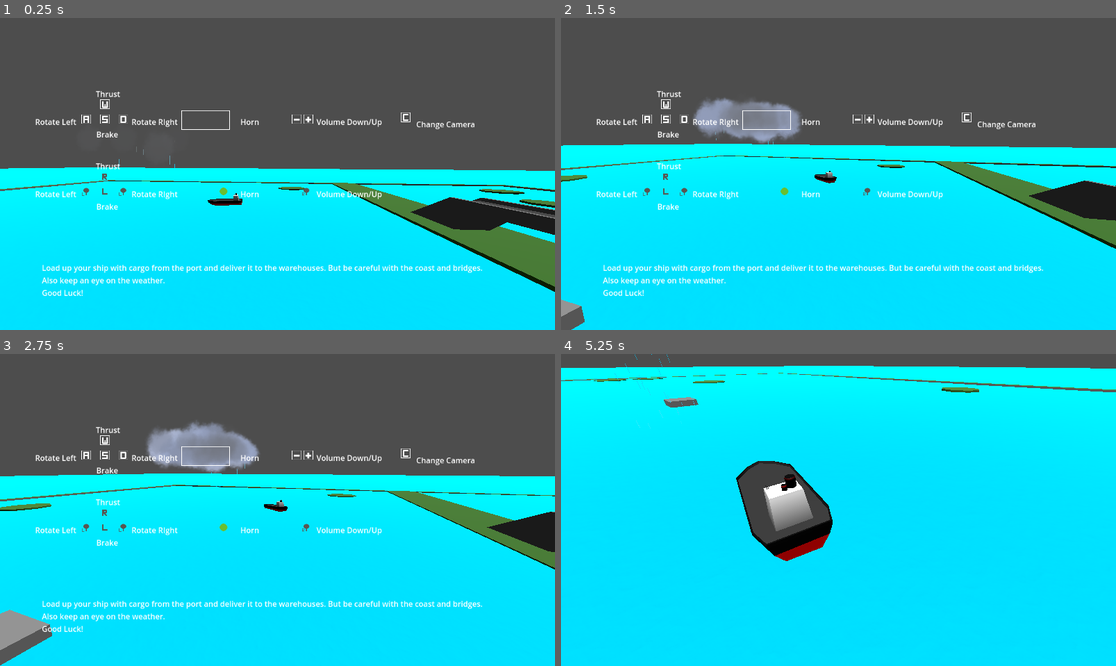
Above: before the commit, frames 1-4 (two rows, left to right).
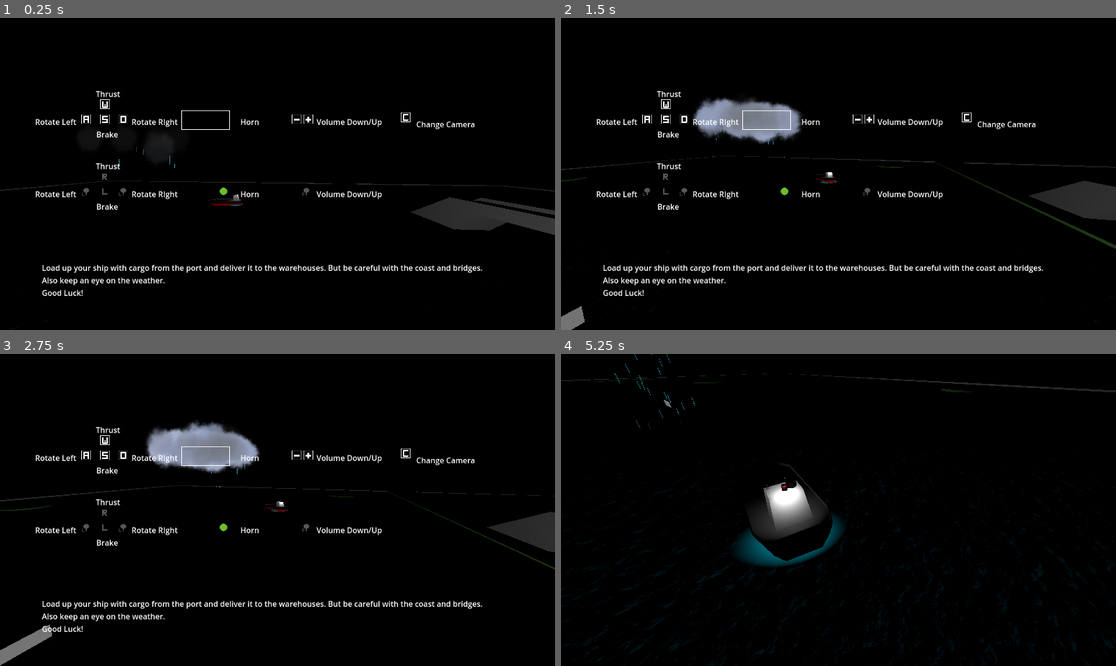
Above: after the commit, the same moments.

Repository: savenger/shipped
Game: Godot game, scene res://level/game.tscn
Two runs of this game, one before a commit and one after it. Both use one fixed random seed, a clock stepped at 60 frames per second and the inputs below.
Inputs (mouse positions are in pixels of both pictures, inside the frame that each line leads up to):
- Up to frame 1 (0.25 s): no input
- Up to frame 2 (1.5 s): tap Enter at 0.5 s; move the mouse to (960, 158) at 0.52 s; hold D (Turn Right) 0.53-1.28 s; click (960, 158) at 0.6 s; move the mouse to (727, 189) at 1.27 s; hold A (Turn Left) from 1.28 s (still down); tap Mouse wheel down (volume_down) at 1.35 s
- Up to frame 3 (2.75 s): move the mouse to (333, 441) at 2.02 s; release A (Turn Left) at 2.03 s; hold D (Turn Right) from 2.03 s (still down); tap Mouse wheel up (volume_up) at 2.1 s
- Up to frame 4 (5.25 s): move the mouse to (810, 572) at 2.77 s; release D (Turn Right) at 2.78 s; hold S (CounterThrust) 2.78-3.53 s; tap C at 2.85 s; move the mouse to (1005, 556) at 3.52 s; hold A (Turn Left) from 3.53 s (still down); click (1005, 556) at 3.6 s; move the mouse to (672, 463) at 4.27 s; tap Mouse wheel down (volume_down) at 4.35 s; move the mouse to (866, 510) at 5.02 s; tap Mouse wheel up (volume_up) at 5.1 s

The runs differ from the first frame. In frame 1, 98% of the frame differs, in the area x 0-100%, y 0-100%; in frame 2, 96%; in frame 3, 96%; in frame 4, 99%.
Error in both runs: Invalid assignment of property or key 'volume_db' with value of type 'int' on a base object of type 'null instance'. (res://level/game.gd:40)

Commit message:
added some atmosphere

Diff:
--- a/Models/Bridge/bridge_begin.tscn
+++ b/Models/Bridge/bridge_begin.tscn
@@ -23,3 +23,6 @@
 
 [node name="Pillar" parent="." index="2"]
 surface_material_override/0 = SubResource("StandardMaterial3D_1xjgm")
+
+[node name="OmniLight3D" type="OmniLight3D" parent="." index="3"]
+transform = Transform3D(1, 0, 0, 0, 1, 0, 0, 0, 1, 2.69356e-06, 12.6615, -30.8108)
--- a/ThunderStorm/ThunderStorm.gd
+++ b/ThunderStorm/ThunderStorm.gd
@@ -15,5 +15,7 @@
 		var frame_index = randi_range(0, $LightningSprite.hframes - 1)
 		$LightningSprite.frame = frame_index
 		$LightningSprite.visible = true
+		$OmniLight3D.visible = true
 		await get_tree().create_timer(.2).timeout
 		$LightningSprite.visible = false
+		$OmniLight3D.visible = false
--- a/ThunderStorm/thunder_storm.tscn
+++ b/ThunderStorm/thunder_storm.tscn
@@ -100,3 +100,8 @@
 billboard = 2
 texture = ExtResource("2_1p26f")
 hframes = 3
+
+[node name="OmniLight3D" type="OmniLight3D" parent="."]
+transform = Transform3D(1, 0, 0, 0, 1, 0, 0, 0, 1, 0, -6.93732, 0)
+light_energy = 6.961
+light_size = 0.479
--- a/level/game.tscn
+++ b/level/game.tscn
@@ -78,7 +78,8 @@
 subdivide_depth = 20
 
 [sub_resource type="Environment" id="Environment_m4ws3"]
-ambient_light_color = Color(0.423529, 0.423529, 0.423529, 1)
+background_mode = 1
+ambient_light_source = 2
 
 [node name="Game" type="Node3D"]
 script = ExtResource("1_t8u4u")
@@ -140,9 +141,11 @@
 
 [node name="DirectionalLight3D" type="DirectionalLight3D" parent="rendering"]
 transform = Transform3D(0.965926, -0.0669873, -0.25, 0.258819, 0.25, 0.933013, 0, -0.965926, 0.258819, 0, 1.32951, 0)
+visible = false
 
-[node name="WorldEnvironment" type="WorldEnvironment" parent="rendering"]
-environment = SubResource("Environment_m4ws3")
+[node name="OmniLight3D" type="OmniLight3D" parent="rendering"]
+light_energy = 10.882
+omni_range = 246.754
 
 [node name="ship" parent="." node_paths=PackedStringArray("destination") instance=ExtResource("3_p70qk")]
 transform = Transform3D(0.990517, 0, 0.137393, 0, 1, 0, -0.137393, 0, 0.990517, 19.7137, -0.290461, 53.6842)
@@ -161,3 +164,6 @@
 
 [node name="ThunderStorm" parent="." instance=ExtResource("15_ii5b1")]
 transform = Transform3D(1, 0, 0, 0, 1, 0, 0, 0, 1, 15.6935, 15, 16.733)
+
+[node name="WorldEnvironment" type="WorldEnvironment" parent="."]
+environment = SubResource("Environment_m4ws3")
--- a/ship/ship.tscn
+++ b/ship/ship.tscn
@@ -308,243 +308,263 @@
 
 [node name="CargoContainer1" parent="Deck" instance=ExtResource("3_4pe42")]
 transform = Transform3D(1, 0, 0, 0, 1, 0, 0, 0, 1, 0, 0, 1.2)
-mesh = SubResource("BoxMesh_e1lwa")
+mesh = SubResource("BoxMesh_7i1dm")
 
 [node name="CargoContainer2" parent="Deck" instance=ExtResource("3_4pe42")]
 transform = Transform3D(1, 0, 0, 0, 1, 0, 0, 0, 1, 0, 0, 0.6)
-mesh = SubResource("BoxMesh_dprs3")
+mesh = SubResource("BoxMesh_3mnu2")
 
 [node name="CargoContainer3" parent="Deck" instance=ExtResource("3_4pe42")]
-mesh = SubResource("BoxMesh_7m4as")
+mesh = SubResource("BoxMesh_b55p6")
 
 [node name="CargoContainer4" parent="Deck" instance=ExtResource("3_4pe42")]
 transform = Transform3D(1, 0, 0, 0, 1, 0, 0, 0, 1, 0, 0, -0.6)
-mesh = SubResource("BoxMesh_gnpwa")
+mesh = SubResource("BoxMesh_rd405")
 
 [node name="CargoContainer5" parent="Deck" instance=ExtResource("3_4pe42")]
 transform = Transform3D(1, 0, 0, 0, 1, 0, 0, 0, 1, 0, 0, -1.2)
-mesh = SubResource("BoxMesh_l8p6v")
+mesh = SubResource("BoxMesh_mo2k5")
 
 [node name="CargoContainer6" parent="Deck" instance=ExtResource("3_4pe42")]
 transform = Transform3D(1, 0, 0, 0, 1, 0, 0, 0, 1, 1.1, 0, 1.2)
-mesh = SubResource("BoxMesh_l4e2w")
+mesh = SubResource("BoxMesh_6hvf7")
 
 [node name="CargoContainer7" parent="Deck" instance=ExtResource("3_4pe42")]
 transform = Transform3D(1, 0, 0, 0, 1, 0, 0, 0, 1, 1.1, 0, 0.6)
-mesh = SubResource("BoxMesh_gqisb")
+mesh = SubResource("BoxMesh_0rwhy")
 
 [node name="CargoContainer8" parent="Deck" instance=ExtResource("3_4pe42")]
 transform = Transform3D(1, 0, 0, 0, 1, 0, 0, 0, 1, 1.1, 0, 0)
-mesh = SubResource("BoxMesh_yghd7")
+mesh = SubResource("BoxMesh_a6cvn")
 
 [node name="CargoContainer9" parent="Deck" instance=ExtResource("3_4pe42")]
 transform = Transform3D(1, 0, 0, 0, 1, 0, 0, 0, 1, 1.1, 0, -0.6)
-mesh = SubResource("BoxMesh_hfivq")
+mesh = SubResource("BoxMesh_mjj3j")
 
 [node name="CargoContainer10" parent="Deck" instance=ExtResource("3_4pe42")]
 transform = Transform3D(1, 0, 0, 0, 1, 0, 0, 0, 1, 1.1, 0, -1.2)
-mesh = SubResource("BoxMesh_skr32")
+mesh = SubResource("BoxMesh_hucek")
 
 [node name="CargoContainer11" parent="Deck" instance=ExtResource("3_4pe42")]
 transform = Transform3D(1, 0, 0, 0, 1, 0, 0, 0, 1, 2.2, 0, 1.2)
-mesh = SubResource("BoxMesh_jtk7o")
+mesh = SubResource("BoxMesh_bedcr")
 
 [node name="CargoContainer12" parent="Deck" instance=ExtResource("3_4pe42")]
 transform = Transform3D(1, 0, 0, 0, 1, 0, 0, 0, 1, 2.2, 0, 0.6)
-mesh = SubResource("BoxMesh_2xnwa")
+mesh = SubResource("BoxMesh_7jev8")
 
 [node name="CargoContainer13" parent="Deck" instance=ExtResource("3_4pe42")]
 transform = Transform3D(1, 0, 0, 0, 1, 0, 0, 0, 1, 2.2, 0, 0)
-mesh = SubResource("BoxMesh_00yel")
+mesh = SubResource("BoxMesh_ggh0b")
 
 [node name="CargoContainer14" parent="Deck" instance=ExtResource("3_4pe42")]
 transform = Transform3D(1, 0, 0, 0, 1, 0, 0, 0, 1, 2.2, 0, -0.6)
-mesh = SubResource("BoxMesh_ekoba")
+mesh = SubResource("BoxMesh_vn7gr")
 
 [node name="CargoContainer15" parent="Deck" instance=ExtResource("3_4pe42")]
 transform = Transform3D(1, 0, 0, 0, 1, 0, 0, 0, 1, 2.2, 0, -1.2)
-mesh = SubResource("BoxMesh_fnm0e")
+mesh = SubResource("BoxMesh_d66tw")
 
 [node name="CargoContainer16" parent="Deck" instance=ExtResource("3_4pe42")]
 transform = Transform3D(1, 0, 0, 0, 1, 0, 0, 0, 1, 3.3, 0, 1.2)
-mesh = SubResource("BoxMesh_wu56u")
+mesh = SubResource("BoxMesh_tfw34")
 
 [node name="CargoContainer17" parent="Deck" instance=ExtResource("3_4pe42")]
 transform = Transform3D(1, 0, 0, 0, 1, 0, 0, 0, 1, 3.3, 0, 0.6)
-mesh = SubResource("BoxMesh_lu4bb")
+mesh = SubResource("BoxMesh_5ws0i")
 
 [node name="CargoContainer18" parent="Deck" instance=ExtResource("3_4pe42")]
 transform = Transform3D(1, 0, 0, 0, 1, 0, 0, 0, 1, 3.3, 0, 0)
-mesh = SubResource("BoxMesh_28s4q")
+mesh = SubResource("BoxMesh_8s2ip")
 
 [node name="CargoContainer19" parent="Deck" instance=ExtResource("3_4pe42")]
 transform = Transform3D(1, 0, 0, 0, 1, 0, 0, 0, 1, 3.3, 0, -0.6)
-mesh = SubResource("BoxMesh_oljpi")
+mesh = SubResource("BoxMesh_ijgmx")
 
 [node name="CargoContainer20" parent="Deck" instance=ExtResource("3_4pe42")]
 transform = Transform3D(1, 0, 0, 0, 1, 0, 0, 0, 1, 3.3, 0, -1.2)
-mesh = SubResource("BoxMesh_os1u6")
+mesh = SubResource("BoxMesh_n6net")
 
 [node name="CargoContainer21" parent="Deck" instance=ExtResource("3_4pe42")]
 transform = Transform3D(1, 0, 0, 0, 1, 0, 0, 0, 1, 0, 0.6, 1.2)
-mesh = SubResource("BoxMesh_keecf")
+mesh = SubResource("BoxMesh_35p86")
 
 [node name="CargoContainer22" parent="Deck" instance=ExtResource("3_4pe42")]
 transform = Transform3D(1, 0, 0, 0, 1, 0, 0, 0, 1, 0, 0.6, 0.6)
-mesh = SubResource("BoxMesh_7r56g")
+mesh = SubResource("BoxMesh_c60sv")
 
 [node name="CargoContainer23" parent="Deck" instance=ExtResource("3_4pe42")]
 transform = Transform3D(1, 0, 0, 0, 1, 0, 0, 0, 1, 0, 0.6, 0)
-mesh = SubResource("BoxMesh_2f5u4")
+mesh = SubResource("BoxMesh_d62fd")
 
 [node name="CargoContainer24" parent="Deck" instance=ExtResource("3_4pe42")]
 transform = Transform3D(1, 0, 0, 0, 1, 0, 0, 0, 1, 0, 0.6, -0.6)
-mesh = SubResource("BoxMesh_ig4vm")
+mesh = SubResource("BoxMesh_7iyit")
 
 [node name="CargoContainer25" parent="Deck" instance=ExtResource("3_4pe42")]
 transform = Transform3D(1, 0, 0, 0, 1, 0, 0, 0, 1, 0, 0.6, -1.2)
-mesh = SubResource("BoxMesh_0taey")
+mesh = SubResource("BoxMesh_5yx62")
 
 [node name="CargoContainer26" parent="Deck" instance=ExtResource("3_4pe42")]
 transform = Transform3D(1, 0, 0, 0, 1, 0, 0, 0, 1, 1.1, 0.6, 1.2)
-mesh = SubResource("BoxMesh_0lneb")
+mesh = SubResource("BoxMesh_4gsh3")
 
 [node name="CargoContainer27" parent="Deck" instance=ExtResource("3_4pe42")]
 transform = Transform3D(1, 0, 0, 0, 1, 0, 0, 0, 1, 1.1, 0.6, 0.6)
-mesh = SubResource("BoxMesh_p33aq")
+mesh = SubResource("BoxMesh_0lp2g")
 
 [node name="CargoContainer28" parent="Deck" instance=ExtResource("3_4pe42")]
 transform = Transform3D(1, 0, 0, 0, 1, 0, 0, 0, 1, 1.1, 0.6, 0)
-mesh = SubResource("BoxMesh_weu7s")
+mesh = SubResource("BoxMesh_u6sgb")
 
 [node name="CargoContainer29" parent="Deck" instance=ExtResource("3_4pe42")]
 transform = Transform3D(1, 0, 0, 0, 1, 0, 0, 0, 1, 1.1, 0.6, -0.6)
-mesh = SubResource("BoxMesh_oxbdy")
+mesh = SubResource("BoxMesh_fcsjg")
 
 [node name="CargoContainer30" parent="Deck" instance=ExtResource("3_4pe42")]
 transform = Transform3D(1, 0, 0, 0, 1, 0, 0, 0, 1, 1.1, 0.6, -1.2)
-mesh = SubResource("BoxMesh_4n3ob")
+mesh = SubResource("BoxMesh_xxpq7")
 
 [node name="CargoContainer31" parent="Deck" instance=ExtResource("3_4pe42")]
 transform = Transform3D(1, 0, 0, 0, 1, 0, 0, 0, 1, 2.2, 0.6, 1.2)
-mesh = SubResource("BoxMesh_jbyg1")
+mesh = SubResource("BoxMesh_x6pqf")
 
 [node name="CargoContainer32" parent="Deck" instance=ExtResource("3_4pe42")]
 transform = Transform3D(1, 0, 0, 0, 1, 0, 0, 0, 1, 2.2, 0.6, 0.6)
-mesh = SubResource("BoxMesh_nvoi2")
+mesh = SubResource("BoxMesh_y7b5q")
 
 [node name="CargoContainer33" parent="Deck" instance=ExtResource("3_4pe42")]
 transform = Transform3D(1, 0, 0, 0, 1, 0, 0, 0, 1, 2.2, 0.6, 0)
-mesh = SubResource("BoxMesh_gictv")
+mesh = SubResource("BoxMesh_17jtb")
 
 [node name="CargoContainer34" parent="Deck" instance=ExtResource("3_4pe42")]
 transform = Transform3D(1, 0, 0, 0, 1, 0, 0, 0, 1, 2.2, 0.6, -0.6)
-mesh = SubResource("BoxMesh_dkwf8")
+mesh = SubResource("BoxMesh_lcx2x")
 
 [node name="CargoContainer35" parent="Deck" instance=ExtResource("3_4pe42")]
 transform = Transform3D(1, 0, 0, 0, 1, 0, 0, 0, 1, 2.2, 0.6, -1.2)
-mesh = SubResource("BoxMesh_asj7h")
+mesh = SubResource("BoxMesh_x1860")
 
 [node name="CargoContainer36" parent="Deck" instance=ExtResource("3_4pe42")]
 transform = Transform3D(1, 0, 0, 0, 1, 0, 0, 0, 1, 3.3, 0.6, 1.2)
-mesh = SubResource("BoxMesh_7jsm2")
+mesh = SubResource("BoxMesh_vqt77")
 
 [node name="CargoContainer37" parent="Deck" instance=ExtResource("3_4pe42")]
 transform = Transform3D(1, 0, 0, 0, 1, 0, 0, 0, 1, 3.3, 0.6, 0.6)
-mesh = SubResource("BoxMesh_fd3ds")
+mesh = SubResource("BoxMesh_knicl")
 
 [node name="CargoContainer38" parent="Deck" instance=ExtResource("3_4pe42")]
 transform = Transform3D(1, 0, 0, 0, 1, 0, 0, 0, 1, 3.3, 0.6, 0)
-mesh = SubResource("BoxMesh_g8tan")
+mesh = SubResource("BoxMesh_agia1")
 
 [node name="CargoContainer39" parent="Deck" instance=ExtResource("3_4pe42")]
 transform = Transform3D(1, 0, 0, 0, 1, 0, 0, 0, 1, 3.3, 0.6, -0.6)
-mesh = SubResource("BoxMesh_b41rq")
+mesh = SubResource("BoxMesh_jg0yk")
 
 [node name="CargoContainer40" parent="Deck" instance=ExtResource("3_4pe42")]
 transform = Transform3D(1, 0, 0, 0, 1, 0, 0, 0, 1, 3.3, 0.6, -1.2)
-mesh = SubResource("BoxMesh_l2ydi")
+mesh = SubResource("BoxMesh_7mt7k")
 
 [node name="CargoContainer41" parent="Deck" instance=ExtResource("3_4pe42")]
 transform = Transform3D(1, 0, 0, 0, 1, 0, 0, 0, 1, 0, 1.2, 1.2)
-mesh = SubResource("BoxMesh_07oqf")
+mesh = SubResource("BoxMesh_it027")
 
 [node name="CargoContainer42" parent="Deck" instance=ExtResource("3_4pe42")]
 transform = Transform3D(1, 0, 0, 0, 1, 0, 0, 0, 1, 0, 1.2, 0.6)
-mesh = SubResource("BoxMesh_24l6l")
+mesh = SubResource("BoxMesh_43d77")
 
 [node name="CargoContainer43" parent="Deck" instance=ExtResource("3_4pe42")]
 transform = Transform3D(1, 0, 0, 0, 1, 0, 0, 0, 1, 0, 1.2, 0)
-mesh = SubResource("BoxMesh_gkeck")
+mesh = SubResource("BoxMesh_bqfbr")
 
 [node name="CargoContainer44" parent="Deck" instance=ExtResource("3_4pe42")]
 transform = Transform3D(1, 0, 0, 0, 1, 0, 0, 0, 1, 0, 1.2, -0.6)
-mesh = SubResource("BoxMesh_oq51e")
+mesh = SubResource("BoxMesh_ihn7d")
 
 [node name="CargoContainer45" parent="Deck" instance=ExtResource("3_4pe42")]
 transform = Transform3D(1, 0, 0, 0, 1, 0, 0, 0, 1, 0, 1.2, -1.2)
-mesh = SubResource("BoxMesh_05xbd")
+mesh = SubResource("BoxMesh_rqtd2")
 
 [node name="CargoContainer46" parent="Deck" instance=ExtResource("3_4pe42")]
 transform = Transform3D(1, 0, 0, 0, 1, 0, 0, 0, 1, 1.1, 1.2, 1.2)
-mesh = SubResource("BoxMesh_siiqo")
+mesh = SubResource("BoxMesh_da4p6")
 
 [node name="CargoContainer47" parent="Deck" instance=ExtResource("3_4pe42")]
 transform = Transform3D(1, 0, 0, 0, 1, 0, 0, 0, 1, 1.1, 1.2, 0.6)
-mesh = SubResource("BoxMesh_506mu")
+mesh = SubResource("BoxMesh_byvks")
 
 [node name="CargoContainer48" parent="Deck" instance=ExtResource("3_4pe42")]
 transform = Transform3D(1, 0, 0, 0, 1, 0, 0, 0, 1, 1.1, 1.2, 0)
-mesh = SubResource("BoxMesh_g2wf3")
+mesh = SubResource("BoxMesh_73fo0")
 
 [node name="CargoContainer49" parent="Deck" instance=ExtResource("3_4pe42")]
 transform = Transform3D(1, 0, 0, 0, 1, 0, 0, 0, 1, 1.1, 1.2, -0.6)
-mesh = SubResource("BoxMesh_726w5")
+mesh = SubResource("BoxMesh_ok8pj")
 
 [node name="CargoContainer50" parent="Deck" instance=ExtResource("3_4pe42")]
 transform = Transform3D(1, 0, 0, 0, 1, 0, 0, 0, 1, 1.1, 1.2, -1.2)
-mesh = SubResource("BoxMesh_ga77k")
+mesh = SubResource("BoxMesh_rvmsr")
 
 [node name="CargoContainer51" parent="Deck" instance=ExtResource("3_4pe42")]
 transform = Transform3D(1, 0, 0, 0, 1, 0, 0, 0, 1, 2.2, 1.2, 1.2)
-mesh = SubResource("BoxMesh_vxotr")
+mesh = SubResource("BoxMesh_rd36j")
 
 [node name="CargoContainer52" parent="Deck" instance=ExtResource("3_4pe42")]
 transform = Transform3D(1, 0, 0, 0, 1, 0, 0, 0, 1, 2.2, 1.2, 0.6)
-mesh = SubResource("BoxMesh_dkd88")
+mesh = SubResource("BoxMesh_7otcy")
 
 [node name="CargoContainer53" parent="Deck" instance=ExtResource("3_4pe42")]
 transform = Transform3D(1, 0, 0, 0, 1, 0, 0, 0, 1, 2.2, 1.2, 0)
-mesh = SubResource("BoxMesh_mq40x")
+mesh = SubResource("BoxMesh_np0sh")
 
 [node name="CargoContainer54" parent="Deck" instance=ExtResource("3_4pe42")]
 transform = Transform3D(1, 0, 0, 0, 1, 0, 0, 0, 1, 2.2, 1.2, -0.6)
-mesh = SubResource("BoxMesh_tfngj")
+mesh = SubResource("BoxMesh_ih8a5")
 
 [node name="CargoContainer55" parent="Deck" instance=ExtResource("3_4pe42")]
 transform = Transform3D(1, 0, 0, 0, 1, 0, 0, 0, 1, 2.2, 1.2, -1.2)
-mesh = SubResource("BoxMesh_b6b0d")
+mesh = SubResource("BoxMesh_2i16j")
 
 [node name="CargoContainer56" parent="Deck" instance=ExtResource("3_4pe42")]
 transform = Transform3D(1, 0, 0, 0, 1, 0, 0, 0, 1, 3.3, 1.2, 1.2)
-mesh = SubResource("BoxMesh_y8gn4")
+mesh = SubResource("BoxMesh_xtqns")
 
 [node name="CargoContainer57" parent="Deck" instance=ExtResource("3_4pe42")]
 transform = Transform3D(1, 0, 0, 0, 1, 0, 0, 0, 1, 3.3, 1.2, 0.6)
-mesh = SubResource("BoxMesh_tesvy")
+mesh = SubResource("BoxMesh_qyndo")
 
 [node name="CargoContainer58" parent="Deck" instance=ExtResource("3_4pe42")]
 transform = Transform3D(1, 0, 0, 0, 1, 0, 0, 0, 1, 3.3, 1.2, 0)
-mesh = SubResource("BoxMesh_yha7b")
+mesh = SubResource("BoxMesh_phqhv")
 
 [node name="CargoContainer59" parent="Deck" instance=ExtResource("3_4pe42")]
 transform = Transform3D(1, 0, 0, 0, 1, 0, 0, 0, 1, 3.3, 1.2, -0.6)
-mesh = SubResource("BoxMesh_xlro7")
+mesh = SubResource("BoxMesh_j5ewc")
 
 [node name="CargoContainer60" parent="Deck" instance=ExtResource("3_4pe42")]
 transform = Transform3D(1, 0, 0, 0, 1, 0, 0, 0, 1, 3.3, 1.2, -1.2)
-mesh = SubResource("BoxMesh_fa4v7")
+mesh = SubResource("BoxMesh_4cgqf")
 
 [node name="AudioStreamPlayer2D" type="AudioStreamPlayer2D" parent="."]
 
+[node name="SpotLight3D" type="SpotLight3D" parent="."]
+transform = Transform3D(1, 0, 0, 0, 0.932431, 0.361348, 0, -0.361348, 0.932431, -1.8151, 3.51461, -3.37871)
+visible = false
+light_energy = 15.0
+light_indirect_energy = 8.514
+light_volumetric_fog_energy = 8.167
+light_size = 0.469
+light_specular = 7.0
+spot_angle = 70.0
+
+[node name="SpotLight3D2" type="SpotLight3D" parent="."]
+transform = Transform3D(1, 0, 0, 0, -0.968804, 0.247828, 0, -0.247828, -0.968804, -2.01131, 3.26456, 3.00023)
+visible = false
+light_energy = 15.0
+spot_angle = 70.0
+
+[node name="SpotLight3D3" type="SpotLight3D" parent="."]
+transform = Transform3D(-2.18557e-08, 0.866025, -0.5, 3.78552e-08, 0.5, 0.866025, 1, -1.77636e-15, -4.37114e-08, -4.36821, 4.33191, -2.38419e-07)
+light_energy = 3.0
+
 [connection signal="body_entered" from="." to="." method="_on_body_entered"]
Not shown: 1 places in ship/ship.tscn that only renumber resources
